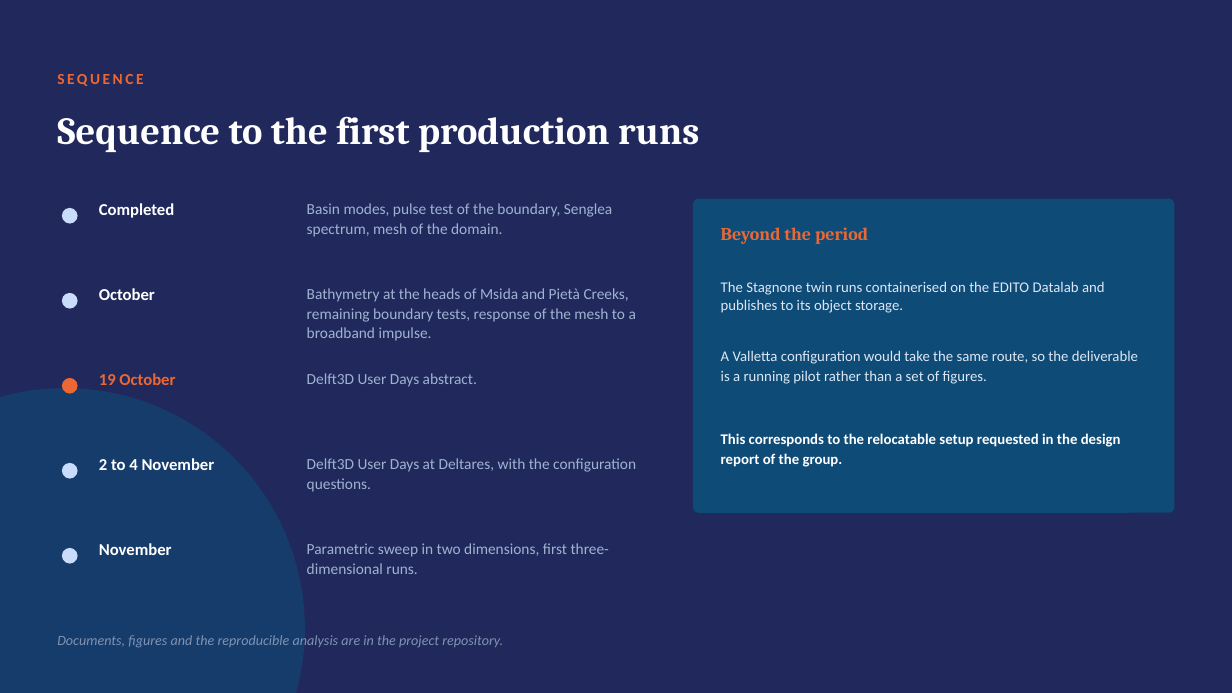
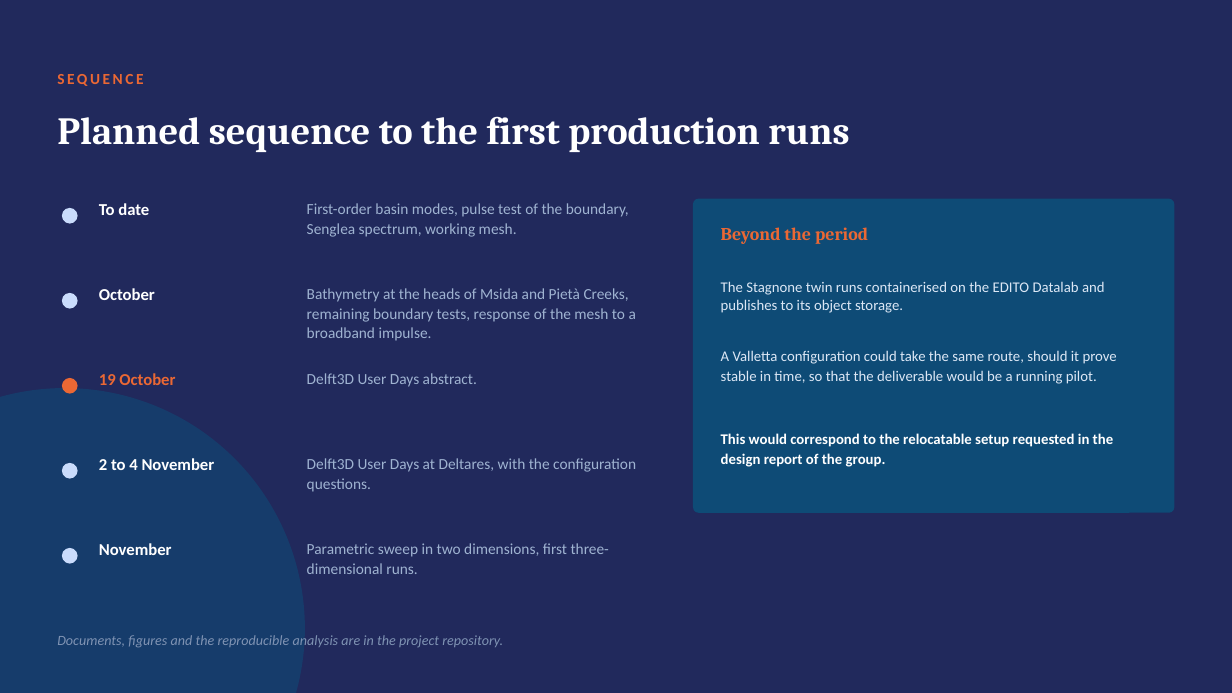
Before and after one commit to cicero-martins/MaltaDT, a slide deck: slide 19 of docs/valletta_model_concept_2026-10-08.pptx. Drawn at 1232x693 pixels with LibreOffice and Linux fonts; fonts in the diff are those of the drawing. Boxes give left, top, right and bottom in pixels: in the first picture for what was removed or moved away, otherwise in the second. Text is boxed around its words. In the diff, an @@ line names an element or a change of style, - is before the commit and + after.

Commit message:
docs(deck): state the results of the full deck as preliminary
The full deck presented one-dimensional estimates, a single-gauge
spectrum and an idealised boundary test as settled findings. The wording
now matches the short version: estimates as estimates, the domain and
the design as proposals, the readings of the Senglea spectrum as
provisional, and the boundary as a working configuration. The cover
edited in PowerPoint is carried over by copy_deck_cover.ps1.

```diff
--- a/docs/valletta_model_concept_2026-10-08.pptx
+++ b/docs/valletta_model_concept_2026-10-08.pptx
@@ text at (x1=57, y1=116, x2=849, y2=152): text changed @@
-Sequence to the first production runs
+Planned sequence to the first production runs
@@ text at (x1=99, y1=203, x2=149, y2=215): text changed @@
-Completed
+To date
@@ text at (x1=307, y1=203, x2=629, y2=237): text changed @@
-Basin modes, pulse test of the boundary, Senglea spectrum, mesh of the domain.
+First-order basin modes, pulse test of the boundary, Senglea spectrum, working mesh.
@@ text at (x1=721, y1=350, x2=1117, y2=467): text changed @@
-A Valletta configuration would take the same route, so the deliverable is a running pilot rather than a set of figures.
-This corresponds to the relocatable setup requested in the design report of the group.
+A Valletta configuration could take the same route, should it prove stable in time, so that the deliverable would be a running pilot.
+This would correspond to the relocatable setup requested in the design report of the group.
```
Also in this commit, not shown: 14 other slides changed, 1 other file.
